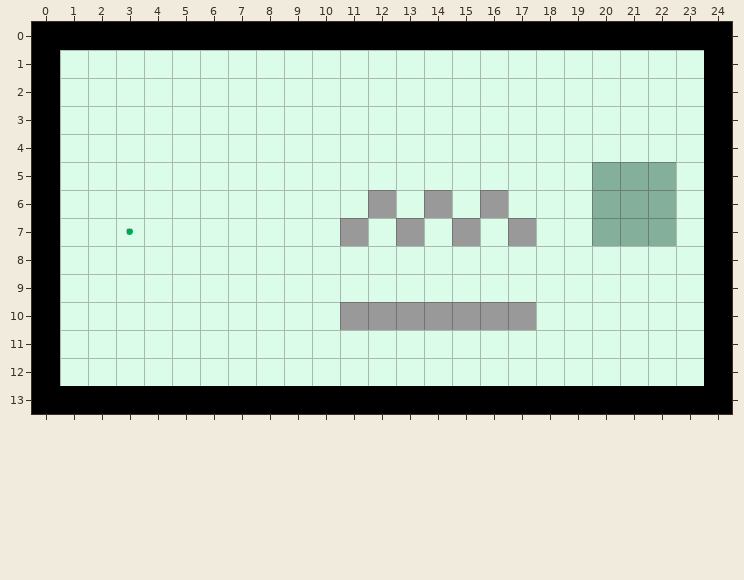
Tiled map, stored at res/tilemaps/synth6.tmx. That is the earlier state.
Cells are 32x32 px. Shown: x 0..24, y 0..13.
The result:
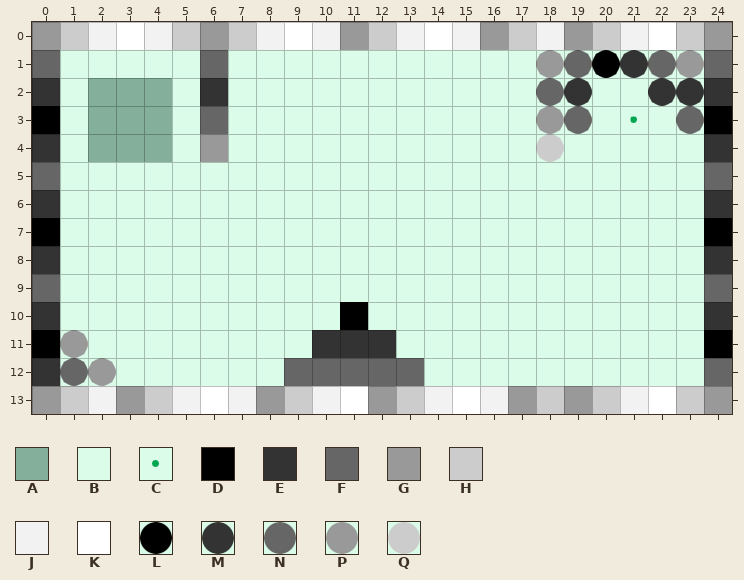
Key: from "foreground2": A 0, B 1, C 2 "dirt", D 18, E 19, F 20, G 21, H 22, J 23, K 24, L 36, M 37, N 38, P 39, Q 40.
_ is an empty cell.
Changes in this commit:
{"where": "layer \"physics\""}
{"y":0,"x":0,"old":"DDDDDDDDDDDDDDDDDDDDDDDDD","new":"GHJKJHGHJKJGHJKJGHJGHJKHG"}
{"y":1,"x":0,"old":"D","new":"F"}
{"y":1,"x":6,"old":"B","new":"F"}
{"y":1,"x":18,"old":"BBBBBBD","new":"PNLMNPF"}
{"y":2,"x":0,"old":"D","new":"E"}
{"y":2,"x":2,"old":"BBB","new":"AAA"}
{"y":2,"x":6,"old":"B","new":"E"}
{"y":2,"x":18,"old":"BB","new":"NM"}
{"y":2,"x":22,"old":"BBD","new":"MME"}
{"y":3,"x":2,"old":"BBB","new":"AAA"}
{"y":3,"x":6,"old":"B","new":"F"}
{"y":3,"x":18,"old":"BB","new":"PN"}
{"y":3,"x":21,"old":"B","new":"C"}
{"y":3,"x":23,"old":"B","new":"N"}
{"y":4,"x":0,"old":"D","new":"E"}
{"y":4,"x":2,"old":"BBB","new":"AAA"}
{"y":4,"x":6,"old":"B","new":"G"}
{"y":4,"x":18,"old":"B","new":"Q"}
{"y":4,"x":24,"old":"D","new":"E"}
{"y":5,"x":0,"old":"D","new":"F"}
{"y":5,"x":20,"old":"AAA","new":"BBB"}
{"y":5,"x":24,"old":"D","new":"F"}
{"y":6,"x":0,"old":"D","new":"E"}
{"y":6,"x":12,"old":"G","new":"B"}
{"y":6,"x":14,"old":"G","new":"B"}
{"y":6,"x":16,"old":"G","new":"B"}
{"y":6,"x":20,"old":"AAA","new":"BBB"}
{"y":6,"x":24,"old":"D","new":"E"}
{"y":7,"x":3,"old":"C","new":"B"}
{"y":7,"x":11,"old":"G","new":"B"}
{"y":7,"x":13,"old":"G","new":"B"}
{"y":7,"x":15,"old":"G","new":"B"}
{"y":7,"x":17,"old":"G","new":"B"}
{"y":7,"x":20,"old":"AAA","new":"BBB"}
{"y":8,"x":0,"old":"D","new":"E"}
{"y":8,"x":24,"old":"D","new":"E"}
{"y":9,"x":0,"old":"D","new":"F"}
{"y":9,"x":24,"old":"D","new":"F"}
{"y":10,"x":0,"old":"D","new":"E"}
{"y":10,"x":11,"old":"GGGGGGG","new":"DBBBBBB"}
{"y":10,"x":24,"old":"D","new":"E"}
{"y":11,"x":1,"old":"B","new":"P"}
{"y":11,"x":10,"old":"BBB","new":"EEE"}
{"y":12,"x":0,"old":"DBB","new":"ENP"}
{"y":12,"x":9,"old":"BBBBB","new":"FFFFF"}
{"y":12,"x":24,"old":"D","new":"F"}
{"y":13,"x":0,"old":"DDDDDDDDDDDDDDDDDDDDDDDDD","new":"GHJGHJKJGHJKGHJKJGHGHJKHG"}
